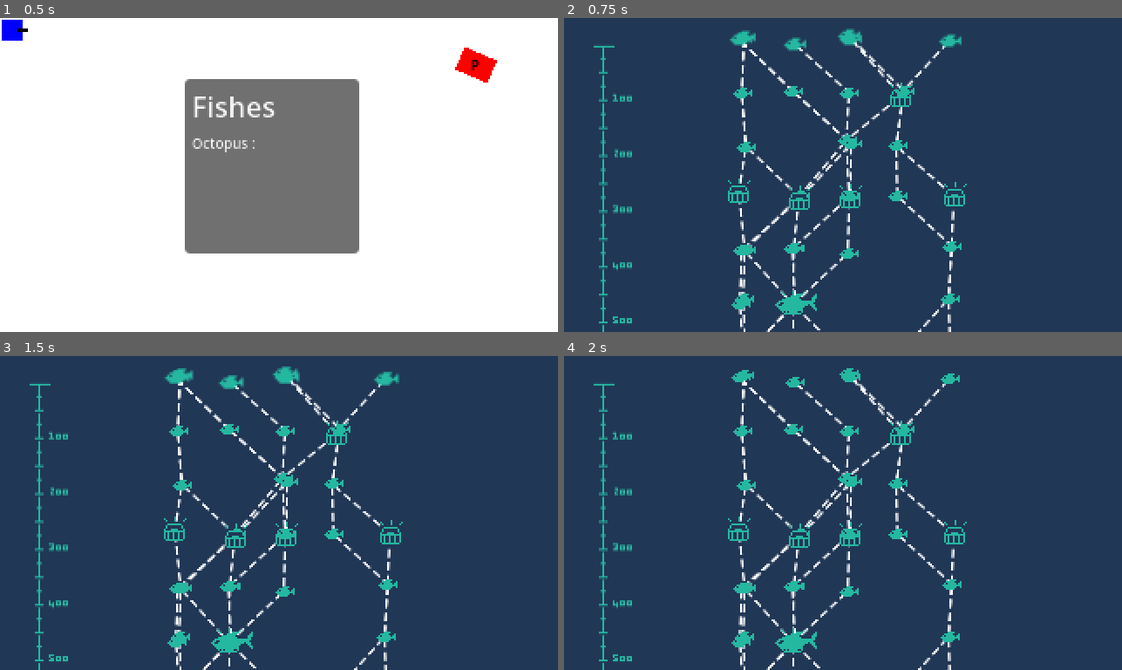
Above: before the commit, frames 1-4 (two rows, left to right).
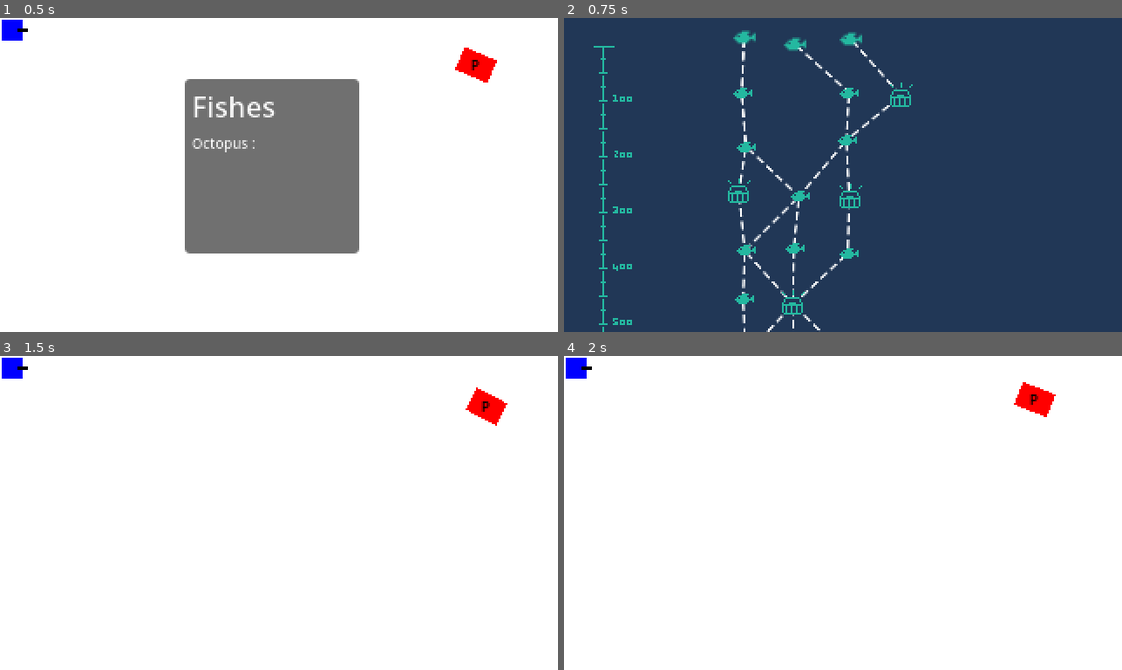
Above: after the commit, the same moments.

Repository: get-shwifty/LD57
Game: Godot game, scene res://Game/main_scene.tscn
Same seed, same stepped clock (60 frames per second), same inputs: the game is played once before the commit and once after it.
Inputs (mouse positions are in pixels of both pictures, inside the frame that each line leads up to):
- Up to frame 1 (0.5 s): no input
- Up to frame 2 (0.75 s): tap Enter (game_compose_word) at 0.5 s; move the mouse to (965, 159) at 0.52 s; hold D (move_right) from 0.53 s (still down); hold Mouse wheel down (scroll_down) from 0.53 s (still down); click (965, 159) at 0.67 s
- Up to frame 3 (1.5 s): tap Mouse wheel up (scroll_up) at 0.8 s; release D (move_right) at 1.25 s; release Mouse wheel down (scroll_down) at 1.25 s; click (178, 374) at 1.27 s
- Up to frame 4 (2 s): no input

Frame 1 is identical in both runs. In frame 2, 2.8% of the frame differs, in the area x 6-73%, y 3-100%; in frame 3, 99%, in the area x 0-100%, y 0-100%; in frame 4, 99%.

Commit message:
Working map !

Diff:
--- a/gd_project/GUI/Map.tscn
+++ b/gd_project/GUI/Map.tscn
@@ -31,9 +31,8 @@
 anchor_right = 0.661
 offset_left = 0.96
 offset_top = 320.94
-offset_right = 159.48
+offset_right = 108.48
 offset_bottom = 360.0
 grow_horizontal = 2
 grow_vertical = 2
-scale = Vector2(0.862527, 0.994627)
 texture = ExtResource("3_ua3gp")
--- a/gd_project/GUI/MapRoom.tscn
+++ b/gd_project/GUI/MapRoom.tscn
@@ -126,13 +126,8 @@
 &"select": SubResource("Animation_tu1x4")
 }
 
-[sub_resource type="CircleShape2D" id="CircleShape2D_vw6kk"]
-radius = 16.0
-
-[node name="MapRoom" type="Area2D"]
+[node name="MapRoom" type="Node2D"]
 position = Vector2(160, 80)
-collision_layer = 8
-collision_mask = 0
 script = ExtResource("1_wiavm")
 
 [node name="RoomVisuals" type="Node2D" parent="."]
@@ -153,22 +148,12 @@
 &"": SubResource("AnimationLibrary_au1ei")
 }
 
-[node name="CollisionShape2D" type="CollisionShape2D" parent="."]
-scale = Vector2(0.52, 0.480002)
-shape = SubResource("CircleShape2D_vw6kk")
-
-[node name="Control" type="Control" parent="."]
-show_behind_parent = true
-layout_mode = 3
-anchors_preset = 0
+[node name="Button" type="Button" parent="."]
+self_modulate = Color(1, 1, 1, 0)
 offset_left = -8.0
 offset_top = -8.0
-offset_right = 11.0
-offset_bottom = 12.0
-scale = Vector2(0.825358, 0.801099)
-mouse_filter = 1
-metadata/_edit_use_anchors_ = true
+scale = Vector2(2.02045, 1.96421)
 
-[connection signal="input_event" from="." to="." method="_on_input_event"]
-[connection signal="mouse_entered" from="Control" to="." method="_on_control_mouse_entered"]
-[connection signal="mouse_exited" from="Control" to="." method="_on_control_mouse_exited"]
+[connection signal="mouse_entered" from="Button" to="." method="_on_button_mouse_entered"]
+[connection signal="mouse_exited" from="Button" to="." method="_on_button_mouse_exited"]
+[connection signal="pressed" from="Button" to="." method="_on_map_room_selected"]
--- a/gd_project/GUI/map.gd
+++ b/gd_project/GUI/map.gd
@@ -21,20 +21,20 @@
 func _ready() -> void:
 	camera_edge_y = MapGenerator.Y_DIST * (MapGenerator.FLOORS - 1)
 
-	generate_new_map()
-	unlock_floor(0) # Permet d'activer le premier étage en entier
+	#generate_new_map()
+	#unlock_floor(0) # Permet d'activer le premier étage en entier
 
 ## Surcharge de la fonction input pour permettre le scroll vertical
-#func _input(event: InputEvent) -> void:
-	#if event.is_action_pressed("scroll_up"):
-		#print("SCROLL")
-		#print(camera_2d.position.y)
-		#camera_2d.position.y -= SCROLL_SPEED
-		#print(camera_2d.position.y)
-	#if event.is_action_pressed("scroll_down"):
-		#camera_2d.position.y += SCROLL_SPEED
-	#
-	#camera_2d.position.y = clamp(camera_2d.position.y, 0, camera_edge_y) # Permet de ne pas scroller à l'infini
+func _input(event: InputEvent) -> void:
+	if event.is_action_pressed("scroll_up"):
+		print("SCROLL")
+		print(camera_2d.position.y)
+		camera_2d.position.y -= SCROLL_SPEED
+		print(camera_2d.position.y)
+	if event.is_action_pressed("scroll_down"):
+		camera_2d.position.y += SCROLL_SPEED
+
+	camera_2d.position.y = clamp(camera_2d.position.y, 0, camera_edge_y) # Permet de ne pas scroller à l'infini
 
 func generate_new_map() -> void:
 	floors_climbed = 0
--- a/gd_project/GUI/map_room.gd
+++ b/gd_project/GUI/map_room.gd
@@ -1,5 +1,5 @@
 class_name MapRoom
-extends Area2D
+extends Node2D
 
 signal selected(room: Room)
 
@@ -21,7 +21,6 @@
 
 func set_available(new_value: bool) -> void:
 	available = new_value
-
 	if available:
 		animation_player.play("highlight")
 	elif not room.selected:
@@ -38,19 +37,17 @@
 func show_selected() -> void:
 	line_2d.modulate = Color.WHITE
 
-func _on_input_event(viewport: Node, event: InputEvent, shape_idx: int) -> void:
-	if not available or not event.is_action_pressed("left_mouse"):
+func _on_map_room_selected() -> void:
+	if not available :
 		return
 
 	room.selected = true
 	animation_player.play("select")
-
-func _on_map_room_selected() -> void:
 	selected.emit(room)
 
 
-func _on_control_mouse_entered() -> void:
+func _on_button_mouse_entered() -> void:
 	Popups.ItemPopup(null, null)
 
-func _on_control_mouse_exited() -> void:
+func _on_button_mouse_exited() -> void:
 	Popups.HideItemPopup()
Not shown: 1 places in gd_project/GUI/MapRoom.tscn that only renumber resources
